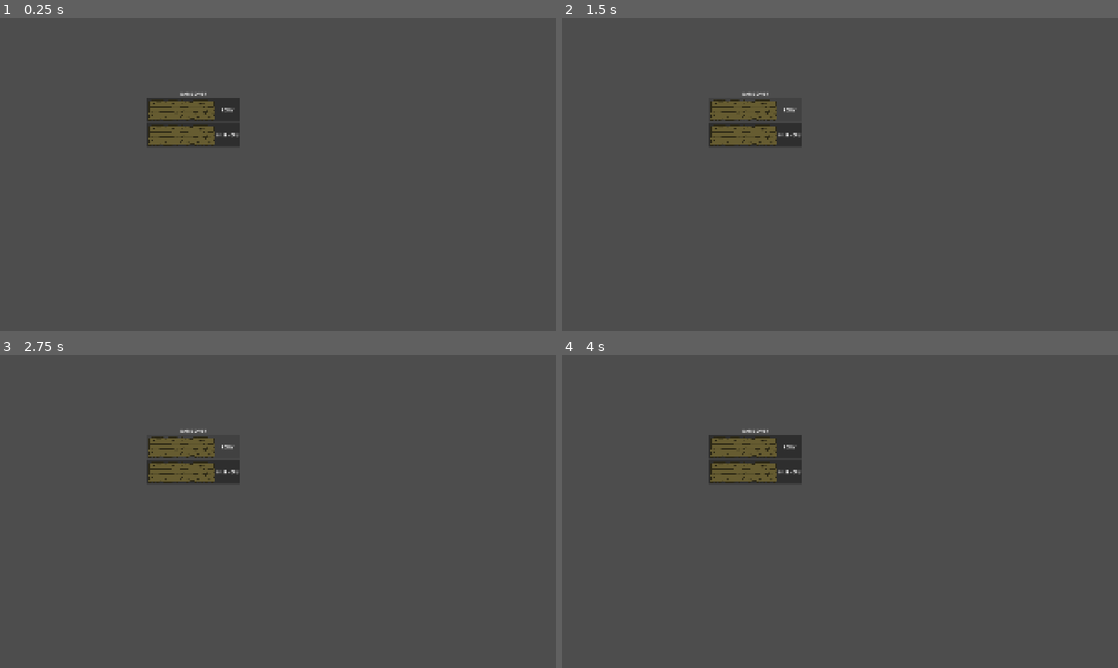
Above: before the commit, frames 1-4 (two rows, left to right).
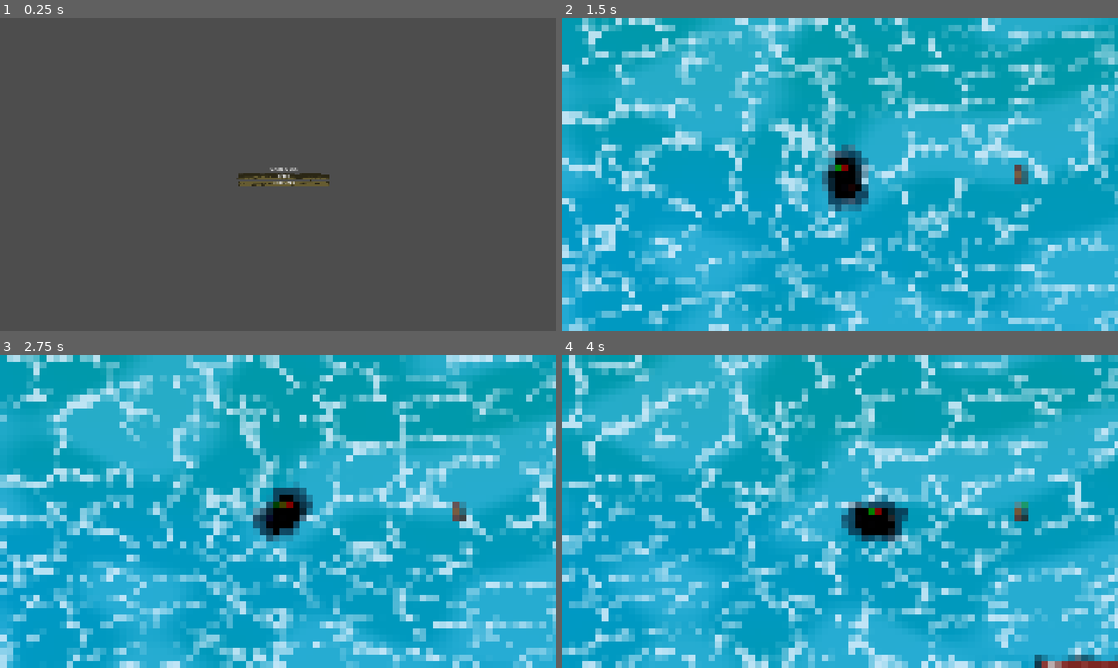
Above: after the commit, the same moments.

Repository: Of-Machines-and-Men/flotscum
Game: Godot game, scene res://scenes/levels/UI/game_over.tscn
Two runs of this game, one before a commit and one after it. Both use one fixed random seed, a clock stepped at 60 frames per second and the inputs below. This scene is started directly instead of the project's main scene. Sound files missing from this copy of the repository are replaced by a short silence.
Inputs (mouse positions are in pixels of both pictures, inside the frame that each line leads up to):
- Up to frame 1 (0.25 s): no input
- Up to frame 2 (1.5 s): click "RETRY" at 0.5 s; click (756, 108) at 1.25 s, where only the run before the commit has a clickable "RETRY"
- Up to frame 3 (2.75 s): click (194, 445) at 2 s, where only the run before the commit has a clickable "RETRY"
- Up to frame 4 (4 s): move the mouse to (962, 495) at 2.77 s; hold D (moveright) 2.78-3.53 s; move the mouse to (728, 527) at 3.52 s; hold S (movedown) from 3.53 s (still down)

The runs differ from the first frame. In frame 1, 3.1% of the frame differs, in the area x 26-60%, y 24-54%; in frame 2, 100%; in frame 3, 100%; in frame 4, 100%, in the area x 0-100%, y 0-100%.

Commit message:
Fixed game over bugs

Diff:
--- a/default_bus_layout.tres
+++ b/default_bus_layout.tres
@@ -11,7 +11,8 @@
 cutoff_hz = 400.0
 
 [resource]
+bus/0/volume_db = -0.13049698
 bus/0/effect/0/effect = SubResource("AudioEffectDistortion_j3pel")
-bus/0/effect/0/enabled = true
+bus/0/effect/0/enabled = false
 bus/0/effect/1/effect = SubResource("AudioEffectLowPassFilter_j3pel")
-bus/0/effect/1/enabled = true
+bus/0/effect/1/enabled = false
--- a/project.godot
+++ b/project.godot
@@ -27,6 +27,7 @@
 FactionManager="*res://scripts/managers/faction_manager.gd"
 AmbientManager="*uid://c7vpjhcpjyq1x"
 DifficultyManager="*uid://bmjfwb0cdb8j"
+GameManager="*uid://dyovxdorugpwb"
 
 [display]
 
--- a/scenes/entities/base/entity.gd
+++ b/scenes/entities/base/entity.gd
@@ -17,9 +17,9 @@
 @export var difficulty_modifier: float = 0.0
 
 @export var motor_force: float = 100.0
-@export var motor_force_multiplier = 1.0
+@export var motor_force_multiplier: float = 1.0
 @export var motor_torque: float = 100.0
-@export var motor_torque_multiplier = 10.0
+@export var motor_torque_multiplier: float = 10.0
 @export var torque_damping: float = 1.0
 
 @export var base_health: int = 10
--- a/scenes/levels/UI/game_over.tscn
+++ b/scenes/levels/UI/game_over.tscn
@@ -3,6 +3,12 @@
 [ext_resource type="Script" uid="uid://rqd5agenrhrh" path="res://scripts/game_over.gd" id="1_xnd6m"]
 [ext_resource type="FontFile" uid="uid://befhsw8dexkeu" path="res://assets/fonts/Barriecito-Regular.ttf" id="2_jum7q"]
 [ext_resource type="Texture2D" uid="uid://bsut4r8ad3y1l" path="res://assets/UI/buttonboard.svg" id="2_lc8n8"]
+
+[sub_resource type="StyleBoxTexture" id="StyleBoxTexture_jum7q"]
+texture = ExtResource("2_lc8n8")
+
+[sub_resource type="StyleBoxTexture" id="StyleBoxTexture_f7hfo"]
+texture = ExtResource("2_lc8n8")
 
 [node name="GameOver" type="Control" unique_id=735659955]
 layout_mode = 3
@@ -18,10 +24,10 @@
 anchors_preset = -1
 anchor_left = 0.008
 anchor_right = 0.008
-offset_left = 490.784
-offset_top = 250.0
-offset_right = 582.784
-offset_bottom = 297.0
+offset_left = 803.64
+offset_top = 447.0
+offset_right = 1125.64
+offset_bottom = 642.0
 alignment = 1
 
 [node name="Game Over" type="Label" parent="VBoxContainer" unique_id=219259007]
@@ -32,11 +38,14 @@
 [node name="RetryButton" type="Button" parent="VBoxContainer" unique_id=1015939111]
 layout_mode = 2
 theme_override_fonts/font = ExtResource("2_jum7q")
+theme_override_styles/normal = SubResource("StyleBoxTexture_jum7q")
 text = "RETRY"
-icon = ExtResource("2_lc8n8")
 
 [node name="MainMenuButton" type="Button" parent="VBoxContainer" unique_id=1194243604]
 layout_mode = 2
 theme_override_fonts/font = ExtResource("2_jum7q")
+theme_override_styles/normal = SubResource("StyleBoxTexture_f7hfo")
 text = "MAIN MENU"
-icon = ExtResource("2_lc8n8")
+
+[connection signal="pressed" from="VBoxContainer/RetryButton" to="." method="_on_retry_button_pressed"]
+[connection signal="pressed" from="VBoxContainer/MainMenuButton" to="." method="_on_main_menu_button_pressed"]
--- a/scripts/game_over.gd
+++ b/scripts/game_over.gd
@@ -1,9 +1,9 @@
 extends Control
 
-@onready var score_label: Label = $VBoxContainer/ScoreLabel
-
 func _on_retry_button_pressed() -> void:
-	get_tree().change_scene_to_file("res://scenes/game.tscn")
+	get_tree().paused = false
+	get_tree().change_scene_to_file("res://scenes/levels/game_world.tscn")
 
 func _on_main_menu_button_pressed() -> void:
-	get_tree().change_scene_to_file("res://scenes/main_menu.tscn")
+	get_tree().paused = false
+	get_tree().change_scene_to_file("res://scenes/levels/UI/main_menu.tscn")
--- a/scripts/managers/game_manager.gd
+++ b/scripts/managers/game_manager.gd
@@ -1,6 +1,13 @@
-# game_manager.gd
 extends Node
 
 func trigger_game_over() -> void:
+	var game_over = preload("res://scenes/levels/UI/game_over.tscn").instantiate()
+
+	var canvas = CanvasLayer.new()
+	canvas.layer = 100  # render ABOVE pixelation shader
+	canvas.process_mode = Node.PROCESS_MODE_ALWAYS
+	get_tree().root.add_child(canvas)
+	canvas.add_child(game_over)
+
+	game_over.process_mode = Node.PROCESS_MODE_ALWAYS
 	get_tree().paused = true
-	get_tree().change_scene_to_file("res://scenes/ui/game_over.tscn")
